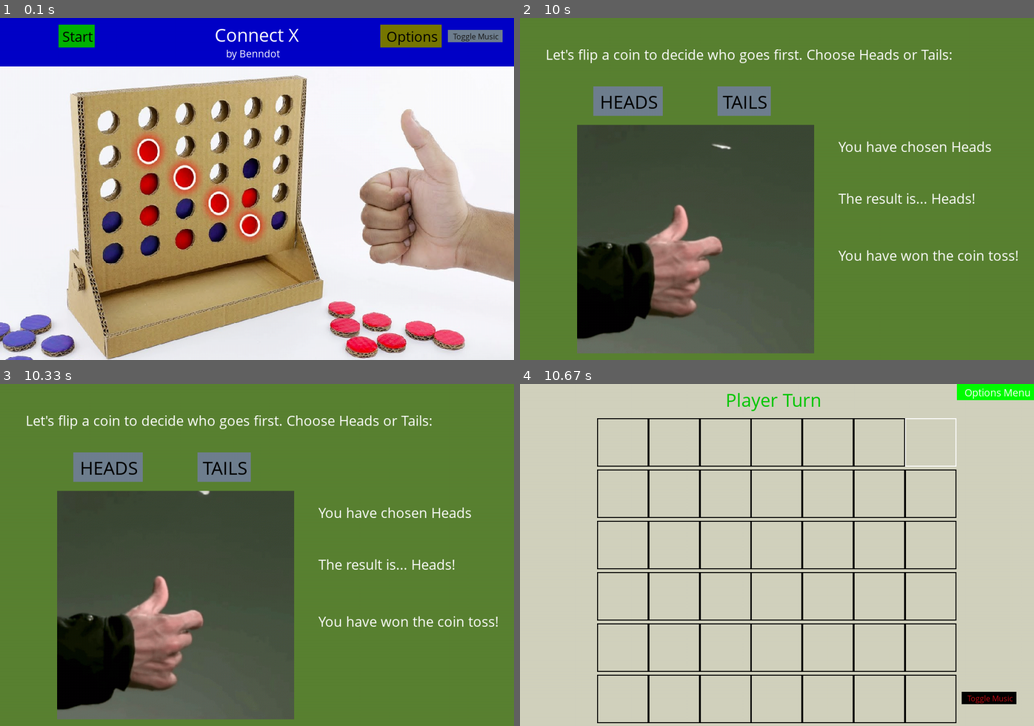
Above: before the commit, frames 1-4 (two rows, left to right).
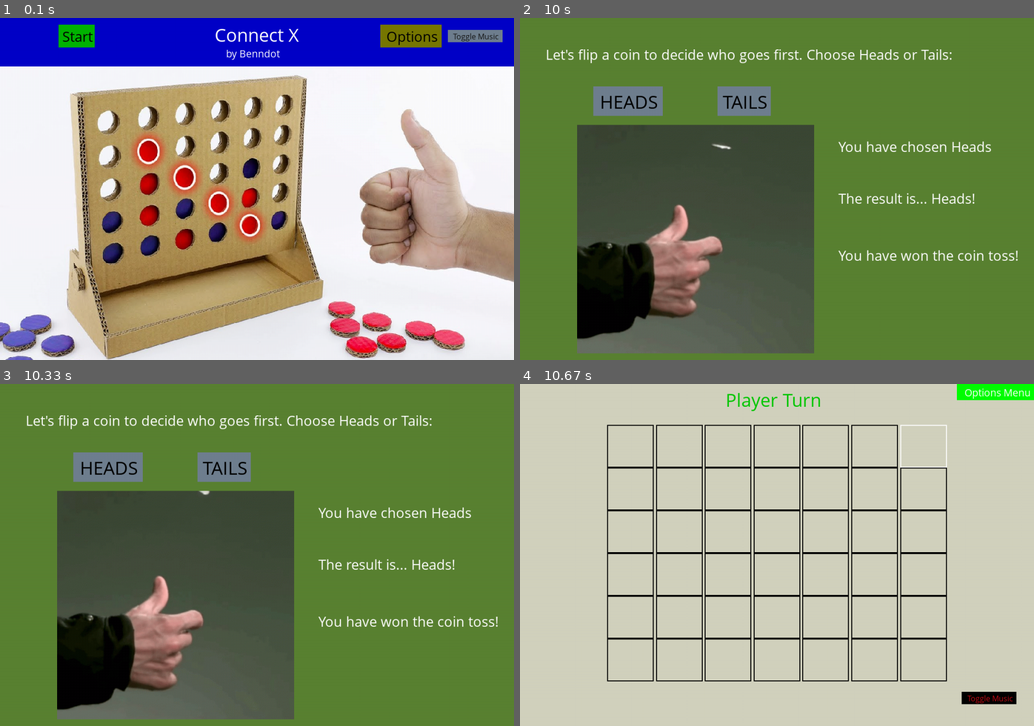
Above: after the commit, the same moments.

Repository: Benndot/Connect-X-Pygame
Game: pygame game, started from pygame_tictactoe.py
Same seed, same stepped clock (60 frames per second), same inputs: the game is played once before the commit and once after it.
Inputs (mouse positions are in pixels of both pictures, inside the frame that each line leads up to):
- Up to frame 1 (0.1 s): no input
- Up to frame 2 (10 s): click "Start" at 0.42 s; click "1. Play" at 0.77 s; click "1. Connect4" at 1.1 s; click "HEADS" at 1.45 s; press the mouse at (833, 89) at 1.73 s; move the mouse to (787, 100) at 1.83 s; release the mouse at (746, 113) at 1.97 s; click (597, 96) at 2.3 s; click "TAILS" at 3.27 s; move the mouse to (741, 106) at 6.87 s; click (741, 106) at 7.03 s; click (612, 110) at 7.5 s; press the mouse at (612, 110) at 7.83 s; move the mouse to (684, 110) at 7.93 s; release the mouse at (756, 110) at 8.07 s
- Up to frame 3 (10.33 s): click (221, 671) at 10.2 s
- Up to frame 4 (10.67 s): click (941, 459) at 10.6 s

Frames 1-3 are identical in both runs. In frame 4, 9.7% of the frame differs, in the area x 15-85%, y 10-100%.

Commit message:
Expanded game mode attributes, game mode sizing
Now the GameMode class contains all the attributes it needs to manually custom-size each individual game mode so that it displays properly. The tic tac toe and connect 4 game modes are the first to have gotten made-over with this new functionality. Updated the readme.

Diff:
--- a/pygame_tictactoe.py
+++ b/pygame_tictactoe.py
@@ -162,9 +162,17 @@
     title: str  # The name of the game mode
     board: np.ndarray  # The arrangement/dimensions of the game board_shape
     objective: int  # The number of consecutive characters needed to win
-
-
-connect4 = GameMode("Connect4", np.full((6, 7), "-"), 4)
+    cell_width: float = float(game_screen.width / 10)
+    cell_height: float = float(game_screen.height / 7)
+    cell_x_offset: float = float(0.15)  # A multiplier for determining a cell's generated position
+    cell_y_offset: float = float(0.12)  # A multiplier for determining a cell's generated position
+    x_offset_step: float = float(0.1)  # The space multiplier that separates each cell as they're generated
+    y_offset_step: float = float(0.15)
+
+
+connect4 = GameMode("Connect4", np.full((6, 7), "-"), 4, cell_width=float(game_screen.width / 11),
+                    cell_height=float(game_screen.height / 8), x_offset_step=float(0.095),
+                    y_offset_step=float(0.125), cell_x_offset=float(0.17))
 
 connect3 = GameMode("Connect3", np.full((4, 5), "-"), 3)
 
@@ -172,7 +180,9 @@
 
 tall_boi = GameMode("Tall Boi", np.full((8, 4), "-"), 4)
 
-tic_tac_toe = GameMode("Tic-Tac-Toe", np.full((3, 3), "-"), 3)
+tic_tac_toe = GameMode("Tic-Tac-Toe", np.full((3, 3), "-"), 3, cell_width=float(game_screen.width / 6.5),
+                       cell_height=float(game_screen.height / 5), x_offset_step=float(0.16),
+                       y_offset_step=float(0.22), cell_x_offset=float(0.24))
 
 cheese_crackers = GameMode("Cheese & Crackers", np.full((5, 5), "-"), 4)
 
@@ -246,7 +256,7 @@
     priority: bool = True  # Who goes/went first in a given game
     player_turn = True
 
-    enemy_turn_length = 4000  # in milliseconds
+    enemy_turn_length = 3500  # in milliseconds
     enemy_turn_start_time = 1  # Will contain the pygame.time.getticks() of when the CPU's turn began
     time_taken = False  # Bool to show that the enemy_turn_start_time was taken
 
@@ -425,6 +435,7 @@
             button = create_text_button(sml_med_font, white, f"{index}. {mode.title}", game_screen.width / 4,
                                         base_height * height_multiplier, lighter_green, green, False)
             if button:
+                GridManager.grid = []
                 GameHandler.current_mode = mode
                 coin_flip()
 
@@ -755,10 +766,10 @@
 class GridCell:  # Currently generated inside the GridManager.generate_and_blit_grid() method
     def __init__(self, cid: tuple[int, int], pos_factors: tuple[float, float]):
         self.cid = cid
-        self.position_factors = pos_factors
         self.value = ""
-        self.width = game_screen.width / 10
-        self.height = game_screen.height / 7
+        self.position_factors = pos_factors  # The game-mode-dependent offsets that cells are generated with
+        self.width = GameHandler.current_mode.cell_width
+        self.height = GameHandler.current_mode.cell_height
         self.x = None
         self.y = None
 
@@ -791,26 +802,25 @@
 
 class GridManager:
 
-    def __init__(self, grid: list[list[GridCell]], filled_cells: list):
+    def __init__(self, grid: list[list[GridCell]]):
         self.grid = grid
-        self.filled_cells = filled_cells  # Cells with a value
 
     def generate_grid(self):
         grid: list[list] = []
-        y_offset_factor = 0.1  # Vertical Spacing
+        y_offset_factor = GameHandler.current_mode.cell_y_offset  # Vertical Spacing
         for row in range(GameHandler.current_mode.board.shape[0]):
 
-            x_offset_factor = 0.15  # Horizontal spacing
+            x_offset_factor = GameHandler.current_mode.cell_x_offset  # Horizontal spacing
             grid_row: list = []  # The rows of the overall grid that will be inserted
 
             for col in range(GameHandler.current_mode.board.shape[1]):
 
                 cell = GridCell((row, col), (x_offset_factor, y_offset_factor))
                 grid_row.append(cell)
-                x_offset_factor += 0.1
+                x_offset_factor += GameHandler.current_mode.x_offset_step
 
             grid.append(grid_row)
-            y_offset_factor += 0.15
+            y_offset_factor += GameHandler.current_mode.y_offset_step
 
         if not self.grid:
             print("GameHandler grid is currently empty. Populating...")
@@ -831,7 +841,7 @@
                     GameHandler.player_turn = False
 
 
-grid_manager = GridManager([], [])
+grid_manager = GridManager([])
 
 
 def enemy_turn():
Not shown, changed: ReadMe.md
